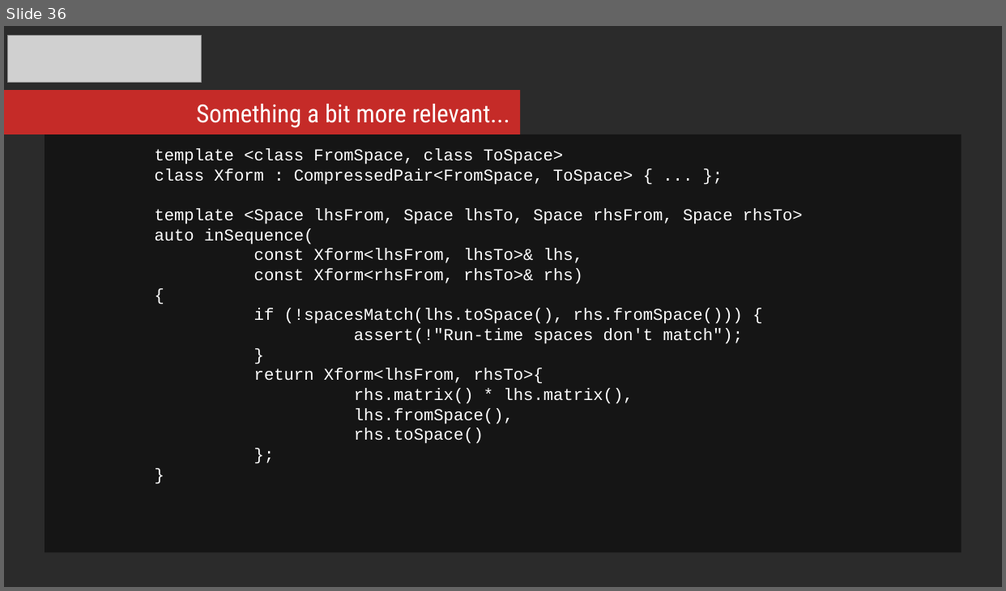
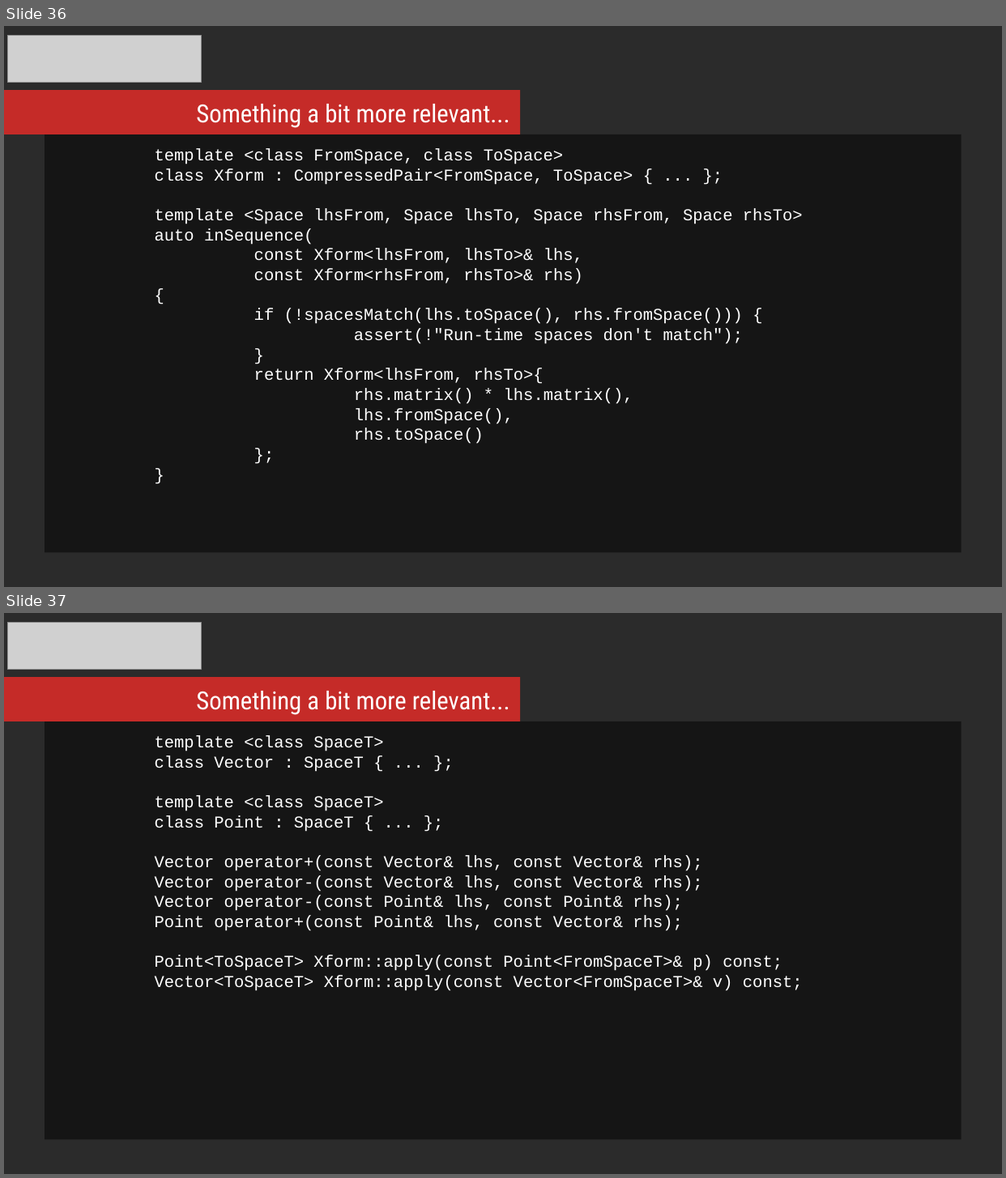
Before and after one commit to mikosz/type-safety, a slide deck: ask-not-what-you-can-do-for-the-compiler.odp. Shown one above the other, each under a label of ours: slide 36 before the commit, slides 36 and 37 after it. The pictures are 1006x591 and 1006x1178 pixels, drawn with LibreOffice and Linux fonts; fonts in the diff are those of the drawing; grey boxes stand for pictures; background and template pictures are left out; a plain dark background stands for a picture behind light text. Boxes give left, top, right and bottom in pixels: in the first picture for what was removed or moved away, otherwise in the second. Text is boxed around its words. In the diff, an @@ line names an element or a change of style, - is before the commit and + after.

Commit message:
Updated presentation, added compilation benchmarks for xform

```diff
--- a/ask-not-what-you-can-do-for-the-compiler.odp
+++ b/ask-not-what-you-can-do-for-the-compiler.odp
@@ slide 37 added at box(4, 613, 1002, 1174), background picture (left out) @@
@@ picture added at box(8, 622, 202, 669) @@
@@ rectangle added at box(4, 677, 520, 721), fill #C52B28 @@
@@ text added at box(196, 691, 510, 715), 18 pt, text #FFFFFF @@
+Something a bit more relevant...
@@ rectangle added at box(45, 722, 961, 1139), fill #000000 at 51% opacity, 12 pt, text #FFFFFF @@
+template <class SpaceT>
+class Vector : SpaceT { ... };
+template <class SpaceT>
+class Point : SpaceT { ... };
+Vector operator+(const Vector& lhs, const Vector& rhs);
+Vector operator-(const Vector& lhs, const Vector& rhs);
+Vector operator-(const Point& lhs, const Point& rhs);
+Point operator+(const Point& lhs, const Vector& rhs);
+Point<ToSpaceT> Xform::apply(const Point<FromSpaceT>& p) const;
+Vector<ToSpaceT> Xform::apply(const Vector<FromSpaceT>& v) const;
```
Also in this commit, not shown: 3 other slides added, 16 other files.
